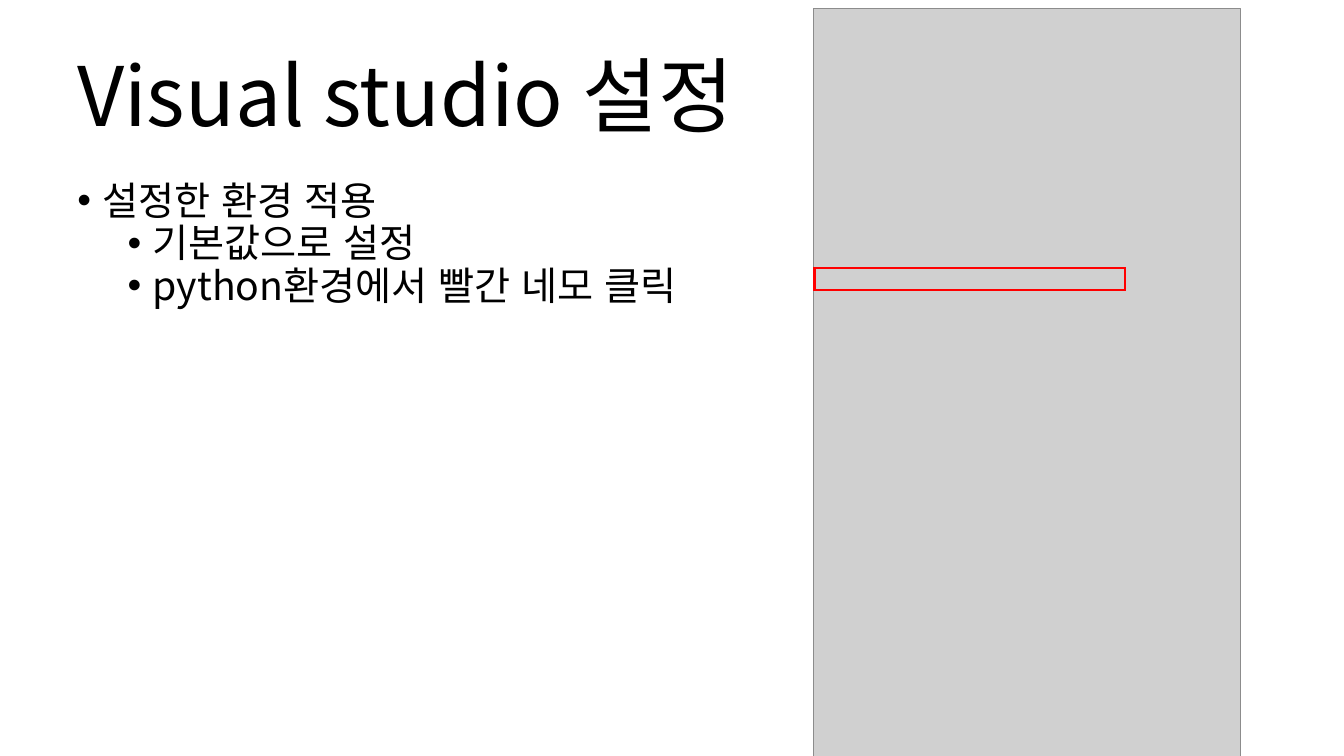
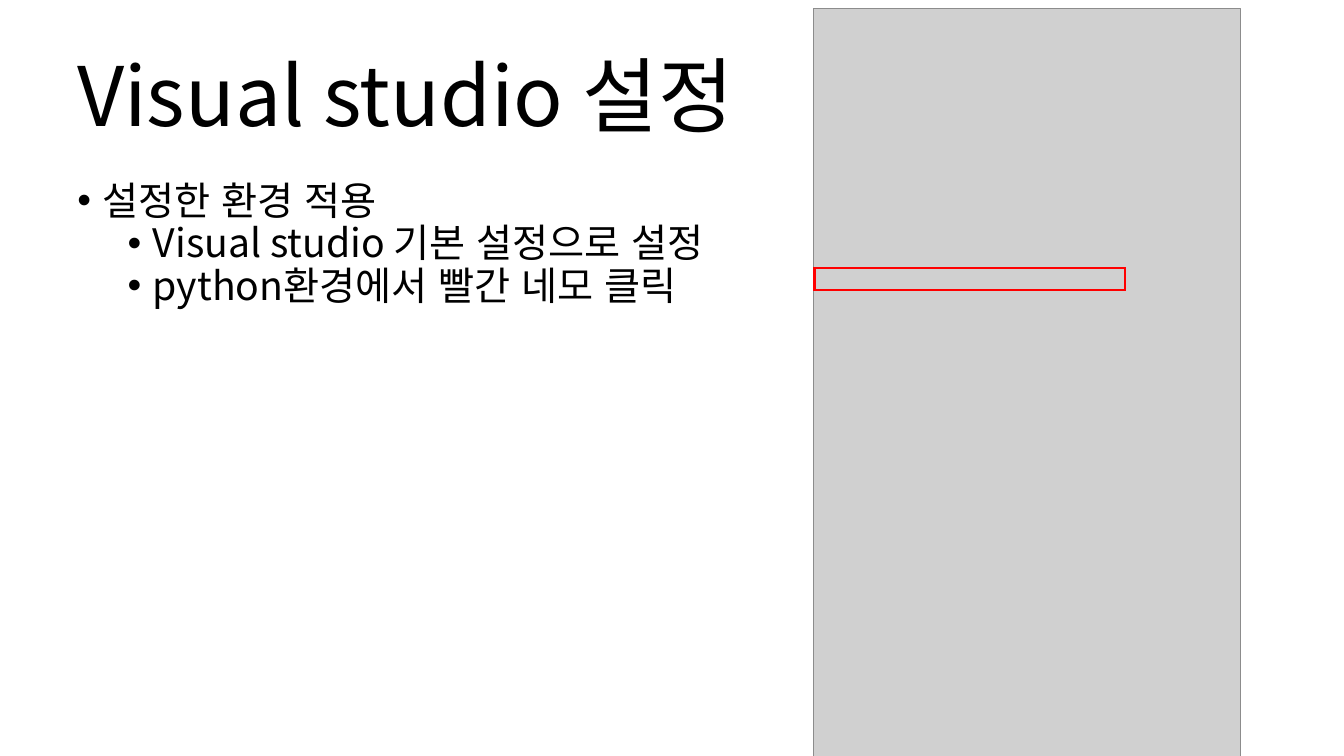
Before and after one commit to Wonyoungha/test, a slide deck: slide 15 of visual_studio2013_tensorflow/설치 방법.pptx. Drawn at 1344x756 pixels with LibreOffice and Linux fonts; fonts in the diff are those of the drawing; grey boxes stand for pictures. Boxes give left, top, right and bottom in pixels: in the first picture for what was removed or moved away, otherwise in the second. Text is boxed around its words. In the diff, an @@ line names an element or a change of style, - is before the commit and + after.

```diff
--- a/visual_studio2013_tensorflow/설치 방법.pptx
+++ b/visual_studio2013_tensorflow/설치 방법.pptx
@@ text at (x1=153, y1=217, x2=704, y2=268): text changed @@
-  • 기본값으로 설정
+• Visual studio 기본 설정으로 설정
```
Also in this commit, not shown: 1 other slide changed.
